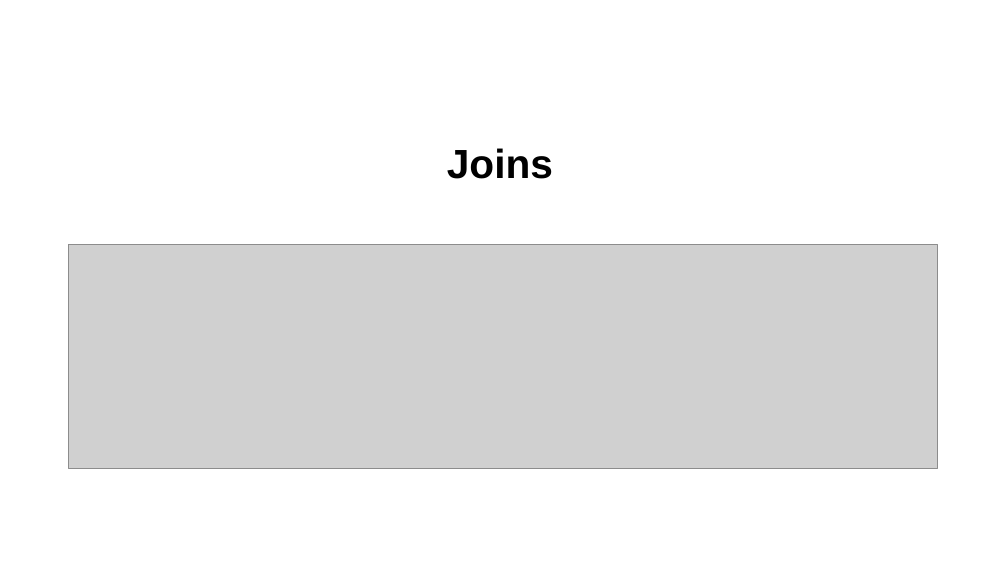
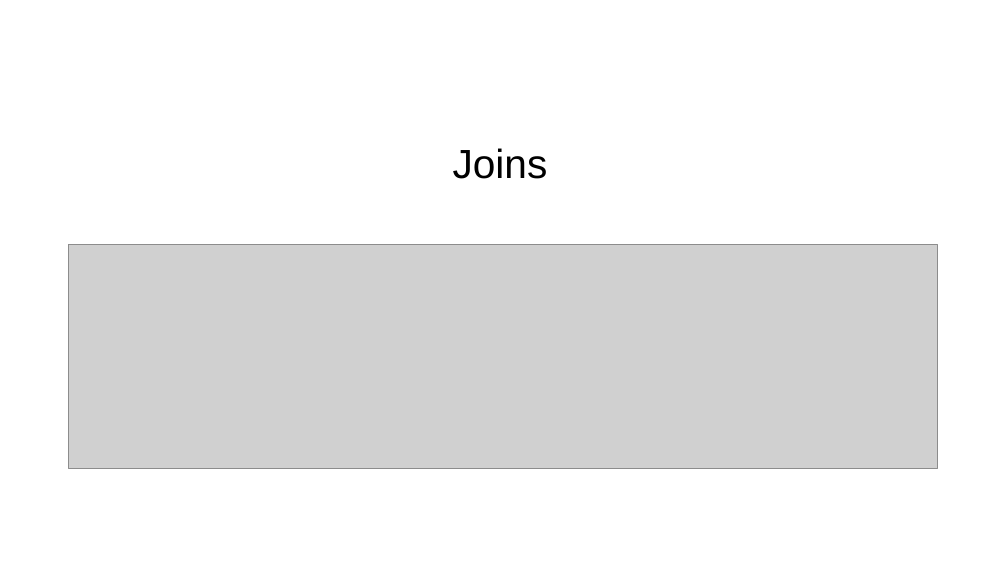
Before and after one commit to skrabbenborg/nosql-talk, a slide deck: slide 41 of presentation/presentation.pptx. Drawn at 1008x567 pixels with LibreOffice and Linux fonts; fonts in the diff are those of the drawing; grey boxes stand for pictures; background and template pictures are left out. Boxes give left, top, right and bottom in pixels: in the first picture for what was removed or moved away, otherwise in the second. Text is boxed around its words. In the diff, an @@ line names an element or a change of style, - is before the commit and + after.

```diff
--- a/presentation/presentation.pptx
+++ b/presentation/presentation.pptx
@@ text "Joins" at (x1=453, y1=148, x2=548, y2=179): bold off @@
```
Also in this commit, not shown: 7 other slides changed.
